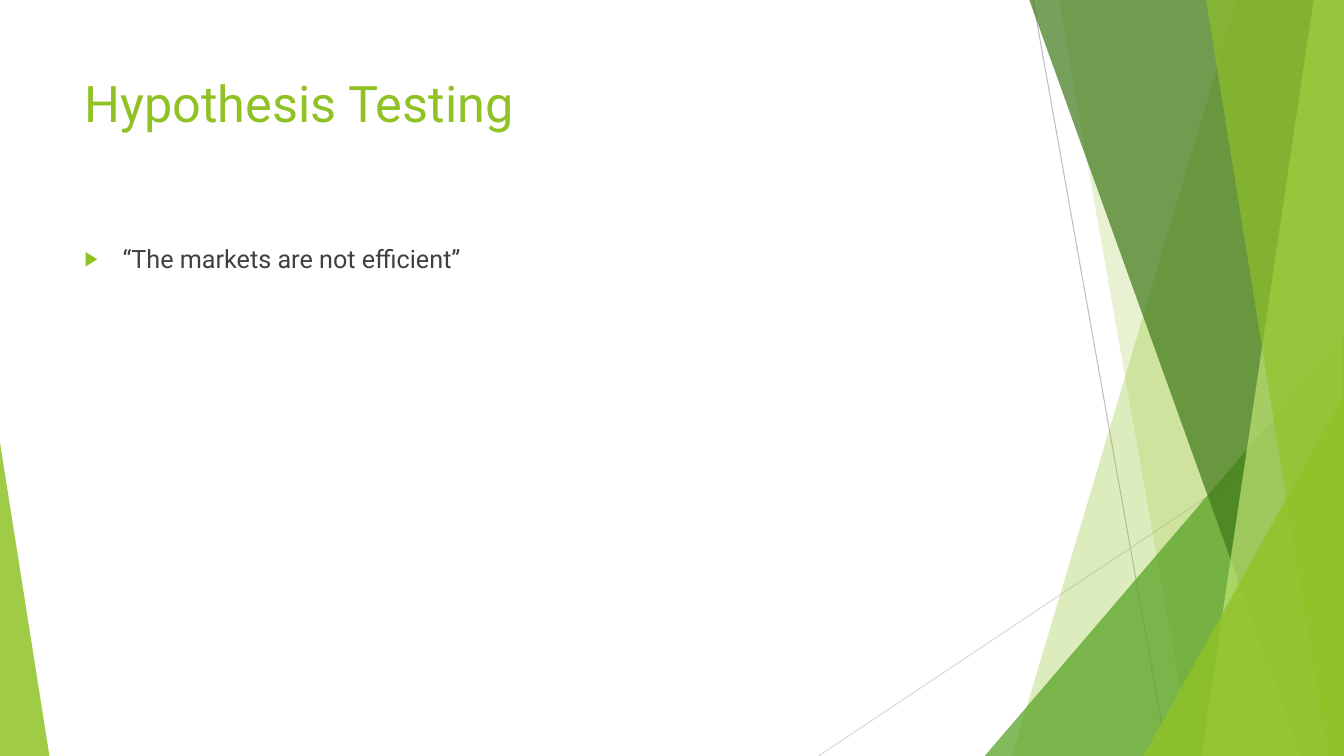
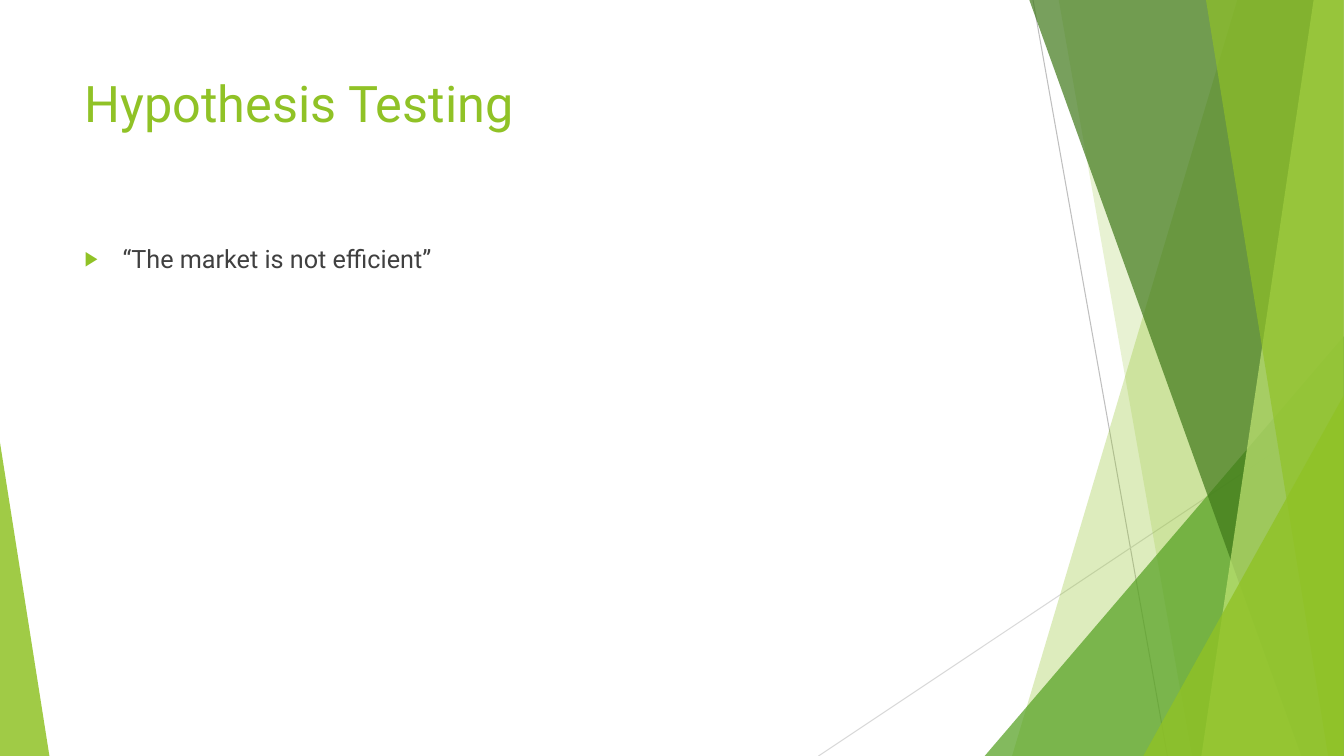
Before and after one commit to doyley91/Data-Driven-Automated-Algorithmic-Trading, a slide deck: slide 11 of Viva/Presentation.pptx (slide 10 before the commit). Drawn at 1344x756 pixels with LibreOffice and Linux fonts; fonts in the diff are those of the drawing. Boxes give left, top, right and bottom in pixels: in the first picture for what was removed or moved away, otherwise in the second. Text is boxed around its words. In the diff, an @@ line names an element or a change of style, - is before the commit and + after.

```diff
--- a/Viva/Presentation.pptx
+++ b/Viva/Presentation.pptx
@@ text at (x1=123, y1=249, x2=432, y2=269): text changed @@
-▶ “The markets are not efficient”
+▶ “The market is not efficient”
```
Also in this commit, not shown: 7 other slides changed, 1 slide added, 2 other files.
